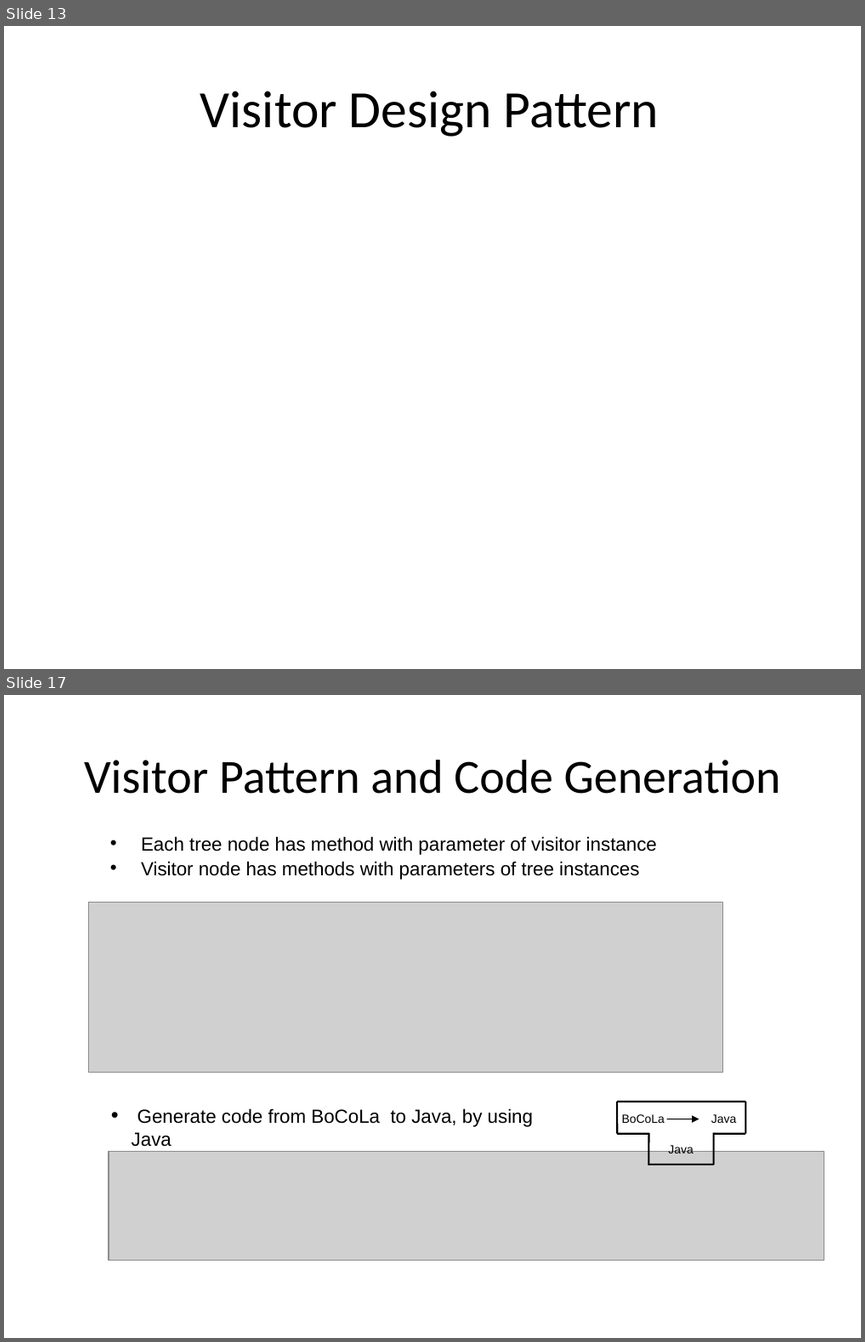
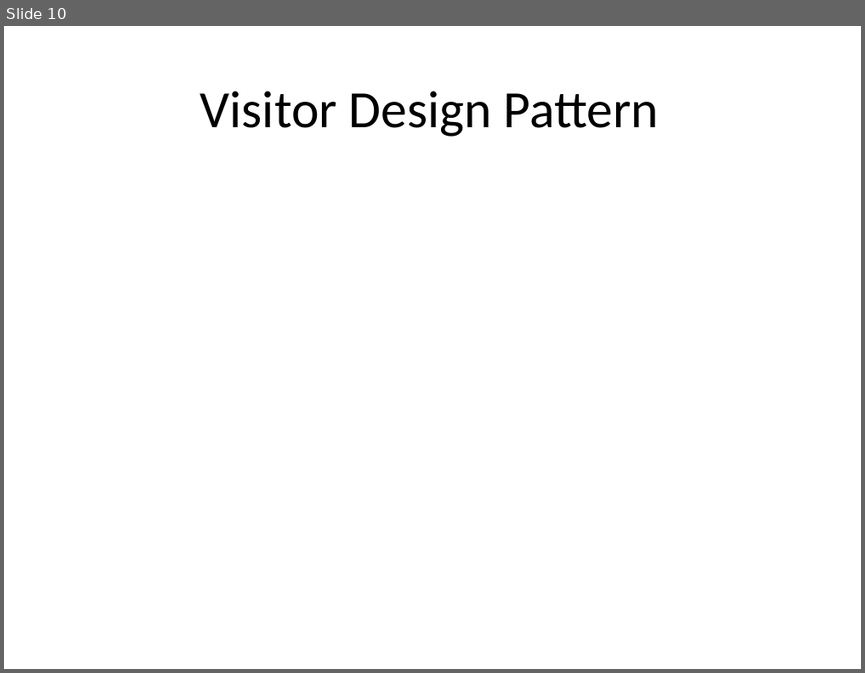
Before and after one commit to isurup/kalle-martin-group, a slide deck: SSE2/slides/1 Analysis.ppt. Shown one above the other, each under a label of ours: slides 13 and 17 before the commit, slide 10 after it; the slides between them are not shown. The pictures are 865x1342 and 865x673 pixels, drawn with LibreOffice and Linux fonts; fonts in the diff are those of the drawing; grey boxes stand for pictures. Boxes give left, top, right and bottom in pixels: in the first picture for what was removed or moved away, otherwise in the second. Text is boxed around its words. In the diff, an @@ line names an element or a change of style, - is before the commit and + after.

```diff
--- a/SSE2/slides/1 Analysis.ppt
+++ b/SSE2/slides/1 Analysis.ppt
@@ slide 17 removed at (4,695,861,1338), background #FFFFFF @@
@@ title removed at (84,760,781,794) @@
-Visitor Pattern and Code Generation
@@ text removed at (141,836,657,879) @@
-• Each tree node has method with parameter of visitor instance
-• Visitor node has methods with parameters of tree instances
@@ picture removed at (88,902,722,1072) @@
@@ text removed at (132,1108,533,1146) @@
-• Generate code from BoCoLa to Java, by using Java
@@ group removed at (617,1101,745,1165): 8 lines, 3 texts, 1 arrow @@
-Java
-Java
-BoCoLa
@@ picture removed at (109,1151,824,1259) @@
@@ what was slide 13 is now slide 10 @@
```
Also in this commit, not shown: 9 other slides removed.
